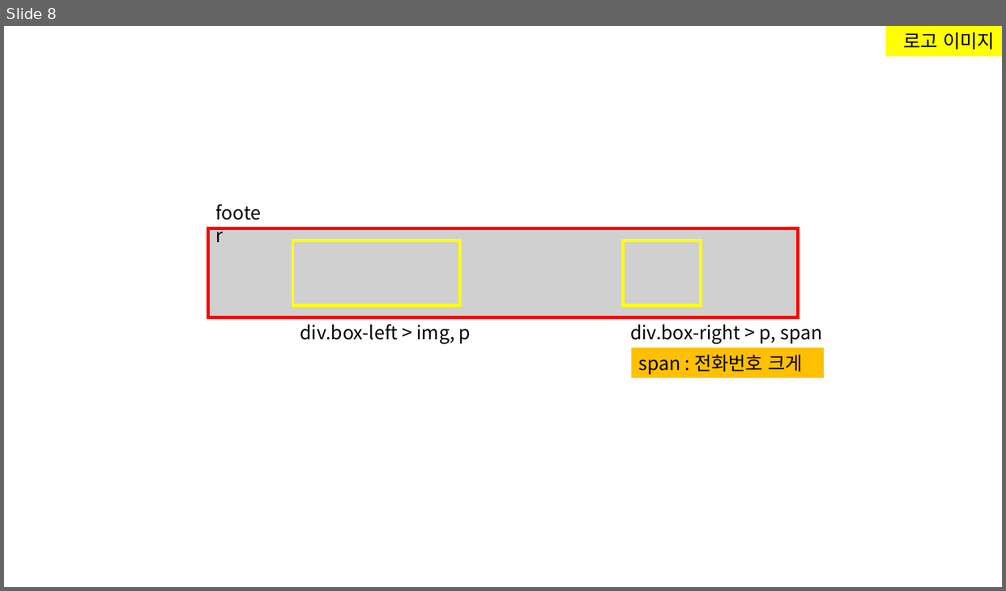
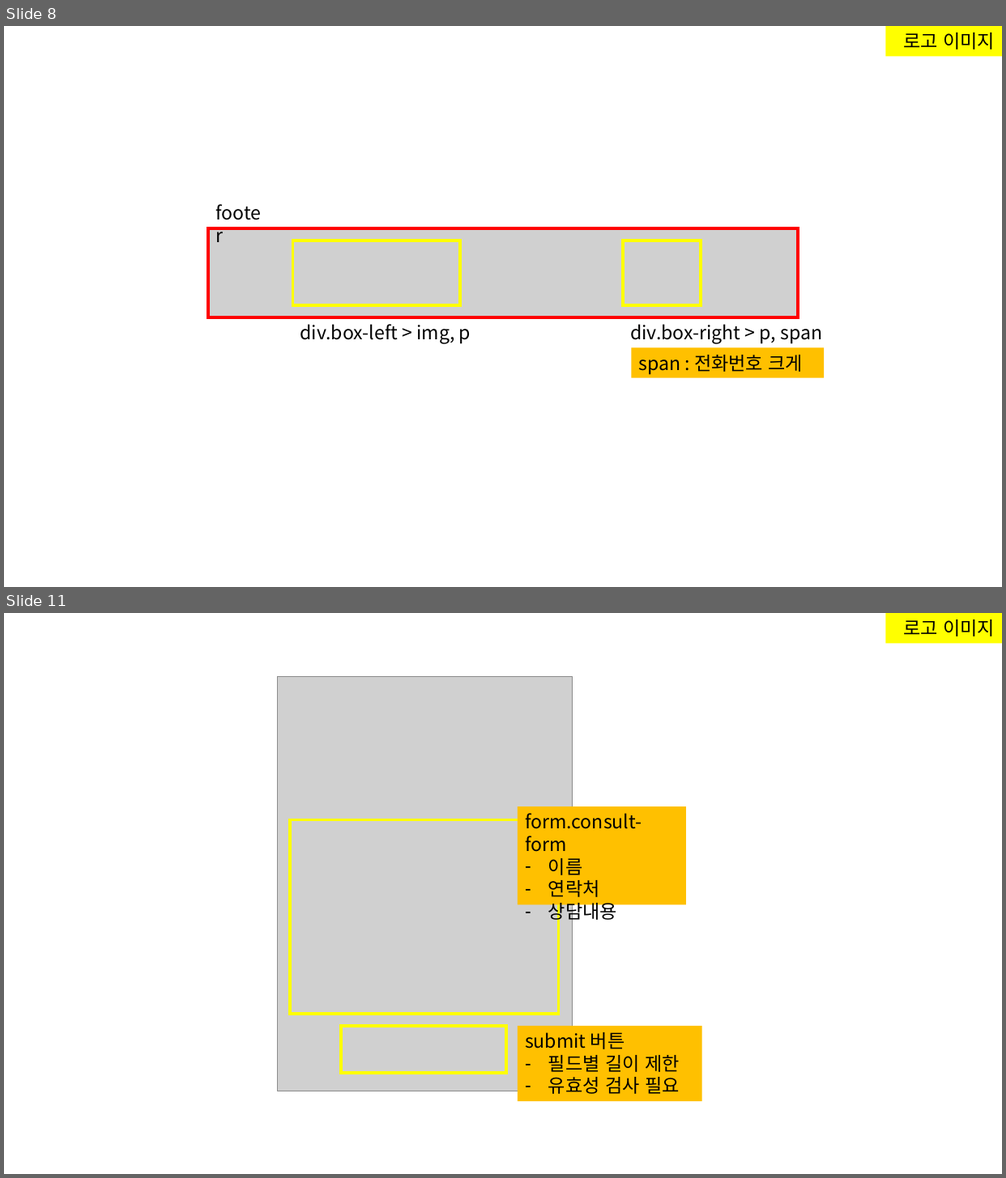
Before and after one commit to kim-yeny/project-lawfirm, a slide deck: [참고] lawfirm/(노트) lawfirm.pptx. Shown one above the other, each under a label of ours: slide 8 before the commit, slides 8 and 11 after it; the slides between them are not shown. The pictures are 1006x591 and 1006x1178 pixels, drawn with LibreOffice and Linux fonts; fonts in the diff are those of the drawing; grey boxes stand for pictures. Boxes give left, top, right and bottom in pixels: in the first picture for what was removed or moved away, otherwise in the second. Text is boxed around its words. In the diff, an @@ line names an element or a change of style, - is before the commit and + after.

```diff
--- a/[참고] lawfirm/(노트) lawfirm.pptx
+++ b/[참고] lawfirm/(노트) lawfirm.pptx
@@ slide 11 added at (4, 613, 1002, 1174), background #FFFFFF @@
@@ rectangle added at (886, 613, 1002, 643), fill #FFFF00, 18 pt, text #000000 @@
+로고 이미지
@@ picture added at (277, 677, 572, 1091) @@
@@ rectangle added at (518, 807, 686, 905), fill #FFC000, 18 pt, text #000000 @@
+form.consult-form
+– 이름
+– 연락처
+– 상담내용
@@ rectangle added at (290, 820, 559, 1014), outline #FFFF00 3 pt @@
@@ rectangle added at (341, 1026, 506, 1073), outline #FFFF00 3 pt @@
@@ rectangle added at (518, 1026, 701, 1102), fill #FFC000, 18 pt, text #000000 @@
+submit 버튼
+– 필드별 길이 제한
+– 유효성 검사 필요
```
Also in this commit, not shown: 5 slides changed, 1 other slide added, 12 other files.
